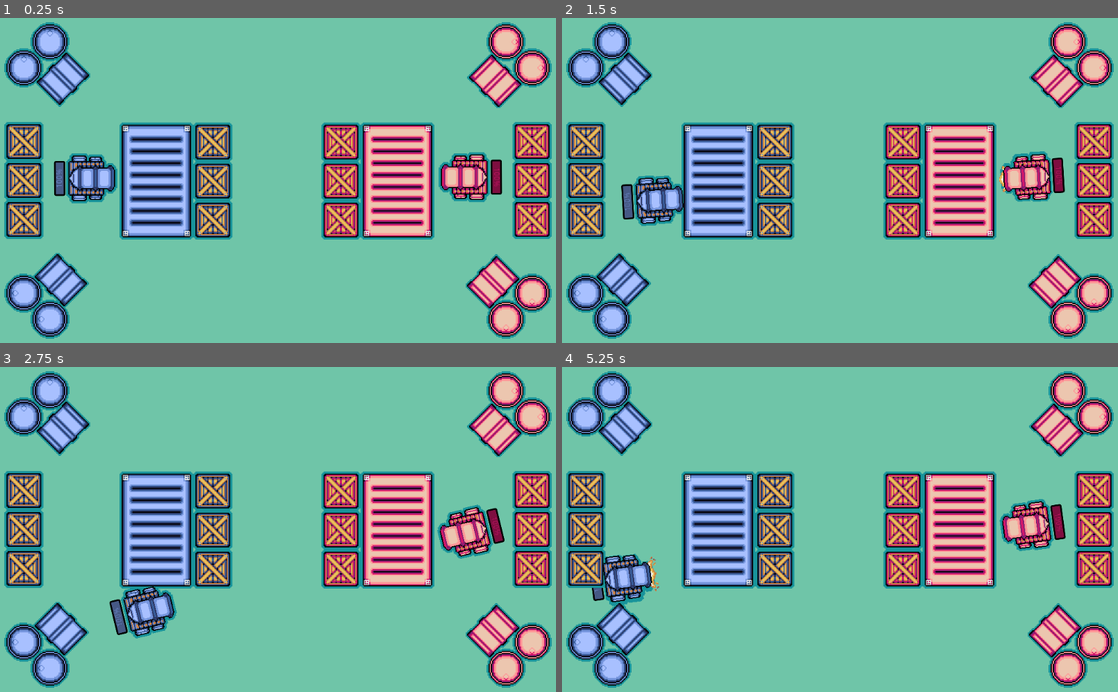
Above: before the commit, frames 1-4 (two rows, left to right).
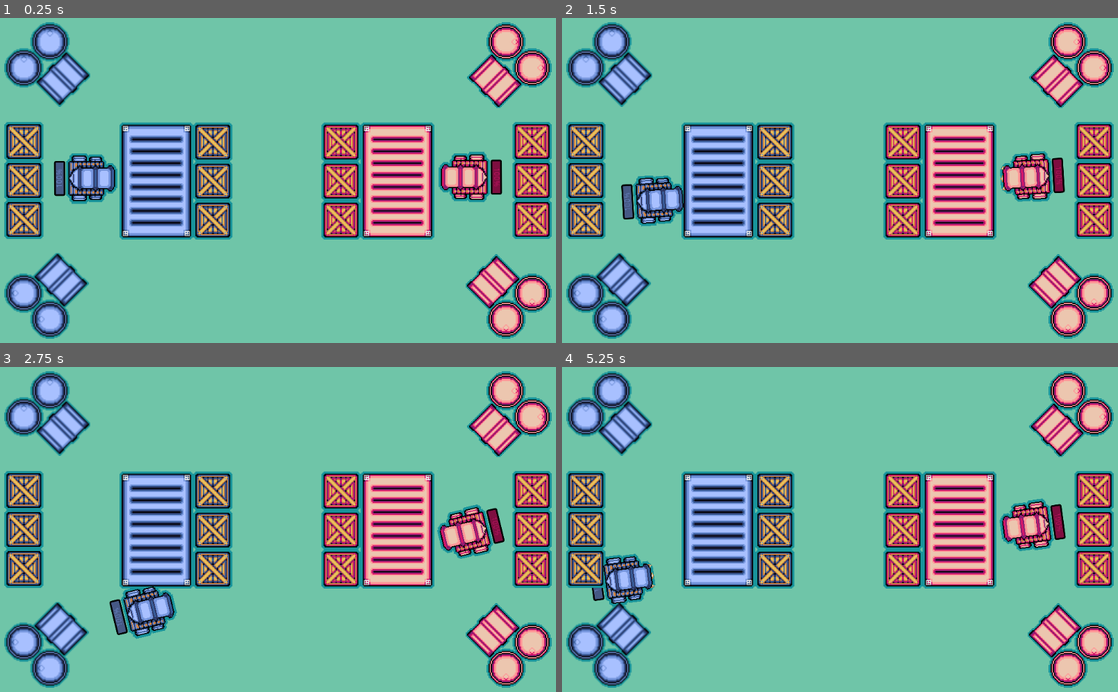
Above: after the commit, the same moments.

Repository: abelarduu/Mini-Cannon-Carts
Game: Godot game, scene res://scenes/Main_scene.tscn
The game is run twice, just before and just after one commit, with the same random seed, the same clock (stepped at 60 frames per second) and the same inputs.
Inputs:
- Up to frame 1 (0.25 s): no input
- Up to frame 2 (1.5 s): tap Enter at 0.5 s; hold D (P1_right) 0.53-1.28 s; tap E (P1_attack) at 0.6 s; tap Space at 1.25 s; hold S (P1_down) from 1.28 s (still down); tap Keypad 0 (P2_attack) at 1.35 s
- Up to frame 3 (2.75 s): release S (P1_down) at 2.03 s; hold D (P1_right) from 2.03 s (still down); tap Down (P2_down) at 2.1 s
- Up to frame 4 (5.25 s): release D (P1_right) at 2.78 s; hold W (P1_up) 2.78-3.53 s; tap Left (P2_left) at 2.85 s; tap Enter at 3.5 s; hold A (P1_left) 3.53-5.03 s; tap Right (P2_right) at 3.6 s; tap Up (P2_up) at 4.35 s; hold S (P1_down) from 5.03 s (still down); tap E (P1_attack) at 5.1 s

The runs differ from the first frame. In frame 1, 0.8% of the frame differs, in the area x 0-88%, y 1-99%; in frame 2, 1.5%; in frame 3, 0.8%; in frame 4, 1.6%, in the area x 0-89%, y 1-99%.

Commit message:
agrupando sprites em poucos pngs

Diff:
--- a/scenes/Cannon_Cart.tscn
+++ b/scenes/Cannon_Cart.tscn
@@ -2,7 +2,7 @@
 
 [ext_resource path="res://scenes/Spriteframes/Cannon_cart_blue.tres" type="SpriteFrames" id=1]
 [ext_resource path="res://scripts/Cannon_cart.gd" type="Script" id=2]
-[ext_resource path="res://assets/sprites/shadow cart.png" type="Texture" id=4]
+[ext_resource path="res://assets/sprites/cannon_carts_animate.png" type="Texture" id=3]
 
 [sub_resource type="StyleBoxFlat" id=1]
 border_width_left = 3
@@ -25,7 +25,9 @@
 [node name="ShadowCart" type="Sprite" parent="."]
 rotation = -1.5708
 scale = Vector2( 2, 2 )
-texture = ExtResource( 4 )
+texture = ExtResource( 3 )
+region_enabled = true
+region_rect = Rect2( -0.273537, 148.918, 46.5235, 47.2892 )
 
 [node name="AnimatedSprite" type="AnimatedSprite" parent="."]
 rotation = -1.5708
--- a/scenes/Spriteframes/Blue_box.tres
+++ b/scenes/Spriteframes/Blue_box.tres
@@ -1,6 +1,6 @@
 [gd_resource type="SpriteFrames" load_steps=8 format=2]
 
-[ext_resource path="res://assets/sprites/blue_box.png" type="Texture" id=1]
+[ext_resource path="res://assets/sprites/boxes.png" type="Texture" id=1]
 
 [sub_resource type="AtlasTexture" id=1]
 atlas = ExtResource( 1 )
@@ -8,23 +8,23 @@
 
 [sub_resource type="AtlasTexture" id=2]
 atlas = ExtResource( 1 )
-region = Rect2( 36, 0, 36, 36 )
+region = Rect2( 40, 0, 36, 36 )
 
 [sub_resource type="AtlasTexture" id=3]
 atlas = ExtResource( 1 )
-region = Rect2( 0, 36, 36, 36 )
+region = Rect2( 0, 40, 36, 36 )
 
 [sub_resource type="AtlasTexture" id=4]
 atlas = ExtResource( 1 )
-region = Rect2( 36, 36, 36, 36 )
+region = Rect2( 40, 40, 36, 36 )
 
 [sub_resource type="AtlasTexture" id=5]
 atlas = ExtResource( 1 )
-region = Rect2( 0, 72, 36, 36 )
+region = Rect2( 0, 80, 36, 36 )
 
 [sub_resource type="AtlasTexture" id=6]
 atlas = ExtResource( 1 )
-region = Rect2( 36, 72, 36, 36 )
+region = Rect2( 40, 80, 36, 36 )
 
 [resource]
 animations = [ {
--- a/scenes/Spriteframes/Cannon_cart_blue.tres
+++ b/scenes/Spriteframes/Cannon_cart_blue.tres
@@ -1,54 +1,54 @@
 [gd_resource type="SpriteFrames" load_steps=14 format=2]
 
-[ext_resource path="res://assets/sprites/blue_cart_animate.png" type="Texture" id=1]
+[ext_resource path="res://assets/sprites/cannon_carts_animate.png" type="Texture" id=1]
 
 [sub_resource type="AtlasTexture" id=1]
 atlas = ExtResource( 1 )
-region = Rect2( 46, 0, 42, 43 )
+region = Rect2( 0, 0, 42, 43 )
 
 [sub_resource type="AtlasTexture" id=2]
 atlas = ExtResource( 1 )
-region = Rect2( 92, 0, 42, 43 )
+region = Rect2( 46, 0, 42, 43 )
 
 [sub_resource type="AtlasTexture" id=3]
 atlas = ExtResource( 1 )
-region = Rect2( 138, 0, 42, 43 )
+region = Rect2( 92, 0, 42, 43 )
 
 [sub_resource type="AtlasTexture" id=4]
 atlas = ExtResource( 1 )
-region = Rect2( 0, 47, 42, 43 )
+region = Rect2( 138, 0, 42, 43 )
 
 [sub_resource type="AtlasTexture" id=5]
 atlas = ExtResource( 1 )
-region = Rect2( 46, 47, 42, 43 )
+region = Rect2( 0, 47, 42, 43 )
 
 [sub_resource type="AtlasTexture" id=6]
 atlas = ExtResource( 1 )
-region = Rect2( 92, 47, 42, 43 )
+region = Rect2( 46, 47, 42, 43 )
 
 [sub_resource type="AtlasTexture" id=7]
 atlas = ExtResource( 1 )
-region = Rect2( 138, 47, 42, 43 )
+region = Rect2( 92, 47, 42, 43 )
 
 [sub_resource type="AtlasTexture" id=8]
 atlas = ExtResource( 1 )
-region = Rect2( 0, 0, 42, 43 )
+region = Rect2( 138, 47, 42, 43 )
 
 [sub_resource type="AtlasTexture" id=9]
 atlas = ExtResource( 1 )
-region = Rect2( 0, 90, 45, 54 )
+region = Rect2( 0, 90, 42, 55 )
 
 [sub_resource type="AtlasTexture" id=10]
 atlas = ExtResource( 1 )
-region = Rect2( 45, 90, 45, 54 )
+region = Rect2( 46, 90, 42, 55 )
 
 [sub_resource type="AtlasTexture" id=11]
 atlas = ExtResource( 1 )
-region = Rect2( 90, 90, 45, 54 )
+region = Rect2( 92, 90, 42, 55 )
 
 [sub_resource type="AtlasTexture" id=12]
 atlas = ExtResource( 1 )
-region = Rect2( 135, 90, 45, 54 )
+region = Rect2( 138, 90, 42, 55 )
 
 [resource]
 animations = [ {
@@ -62,8 +62,8 @@
 "name": "run",
 "speed": 10.0
 }, {
-"frames": [ SubResource( 9 ), SubResource( 10 ), SubResource( 11 ), SubResource( 12 ), SubResource( 11 ), SubResource( 10 ), SubResource( 9 ) ],
+"frames": [ SubResource( 9 ), SubResource( 10 ), SubResource( 11 ), SubResource( 12 ) ],
 "loop": false,
 "name": "shot",
-"speed": 32.0
+"speed": 12.0
 } ]
--- a/scenes/Spriteframes/Cannon_cart_red.tres
+++ b/scenes/Spriteframes/Cannon_cart_red.tres
@@ -1,54 +1,54 @@
 [gd_resource type="SpriteFrames" load_steps=14 format=2]
 
-[ext_resource path="res://assets/sprites/red_cart_animate.png" type="Texture" id=2]
+[ext_resource path="res://assets/sprites/cannon_carts_animate.png" type="Texture" id=1]
 
 [sub_resource type="AtlasTexture" id=1]
-atlas = ExtResource( 2 )
-region = Rect2( 46, 0, 42, 43 )
+atlas = ExtResource( 1 )
+region = Rect2( 184, 0, 42, 43 )
 
 [sub_resource type="AtlasTexture" id=2]
-atlas = ExtResource( 2 )
-region = Rect2( 92, 0, 42, 43 )
+atlas = ExtResource( 1 )
+region = Rect2( 230, 0, 42, 43 )
 
 [sub_resource type="AtlasTexture" id=3]
-atlas = ExtResource( 2 )
-region = Rect2( 138, 0, 42, 43 )
+atlas = ExtResource( 1 )
+region = Rect2( 276, 0, 42, 43 )
 
 [sub_resource type="AtlasTexture" id=4]
-atlas = ExtResource( 2 )
-region = Rect2( 0, 47, 42, 43 )
+atlas = ExtResource( 1 )
+region = Rect2( 322, 0, 42, 43 )
 
 [sub_resource type="AtlasTexture" id=5]
-atlas = ExtResource( 2 )
-region = Rect2( 46, 47, 42, 43 )
+atlas = ExtResource( 1 )
+region = Rect2( 184, 47, 42, 43 )
 
 [sub_resource type="AtlasTexture" id=6]
-atlas = ExtResource( 2 )
-region = Rect2( 92, 47, 42, 43 )
+atlas = ExtResource( 1 )
+region = Rect2( 230, 47, 42, 43 )
 
 [sub_resource type="AtlasTexture" id=7]
-atlas = ExtResource( 2 )
-region = Rect2( 138, 47, 42, 43 )
+atlas = ExtResource( 1 )
+region = Rect2( 276, 47, 42, 43 )
 
 [sub_resource type="AtlasTexture" id=8]
-atlas = ExtResource( 2 )
-region = Rect2( 0, 0, 42, 43 )
+atlas = ExtResource( 1 )
+region = Rect2( 322, 47, 42, 43 )
 
 [sub_resource type="AtlasTexture" id=9]
-atlas = ExtResource( 2 )
-region = Rect2( 0, 90, 45, 54 )
+atlas = ExtResource( 1 )
+region = Rect2( 184, 90, 42, 55 )
 
 [sub_resource type="AtlasTexture" id=10]
-atlas = ExtResource( 2 )
-region = Rect2( 45, 90, 45, 54 )
+atlas = ExtResource( 1 )
+region = Rect2( 230, 90, 42, 55 )
 
 [sub_resource type="AtlasTexture" id=11]
-atlas = ExtResource( 2 )
-region = Rect2( 90, 90, 45, 54 )
+atlas = ExtResource( 1 )
+region = Rect2( 276, 90, 42, 55 )
 
 [sub_resource type="AtlasTexture" id=12]
-atlas = ExtResource( 2 )
-region = Rect2( 135, 90, 45, 54 )
+atlas = ExtResource( 1 )
+region = Rect2( 322, 90, 42, 55 )
 
 [resource]
 animations = [ {
@@ -62,8 +62,8 @@
 "name": "run",
 "speed": 10.0
 }, {
-"frames": [ SubResource( 9 ), SubResource( 10 ), SubResource( 11 ), SubResource( 12 ), SubResource( 11 ), SubResource( 10 ), SubResource( 9 ) ],
-"loop": true,
+"frames": [ SubResource( 9 ), SubResource( 10 ), SubResource( 11 ), SubResource( 12 ) ],
+"loop": false,
 "name": "shot",
-"speed": 20.0
+"speed": 12.0
 } ]
--- a/scenes/Spriteframes/Red_box.tres
+++ b/scenes/Spriteframes/Red_box.tres
@@ -1,30 +1,30 @@
 [gd_resource type="SpriteFrames" load_steps=8 format=2]
 
-[ext_resource path="res://assets/sprites/red_box.png" type="Texture" id=1]
+[ext_resource path="res://assets/sprites/boxes.png" type="Texture" id=1]
 
 [sub_resource type="AtlasTexture" id=1]
 atlas = ExtResource( 1 )
-region = Rect2( 0, 0, 36, 36 )
+region = Rect2( 80, 0, 36, 36 )
 
 [sub_resource type="AtlasTexture" id=2]
 atlas = ExtResource( 1 )
-region = Rect2( 36, 0, 36, 36 )
+region = Rect2( 120, 0, 36, 36 )
 
 [sub_resource type="AtlasTexture" id=3]
 atlas = ExtResource( 1 )
-region = Rect2( 0, 36, 36, 36 )
+region = Rect2( 80, 40, 36, 36 )
 
 [sub_resource type="AtlasTexture" id=4]
 atlas = ExtResource( 1 )
-region = Rect2( 36, 36, 36, 36 )
+region = Rect2( 120, 40, 36, 36 )
 
 [sub_resource type="AtlasTexture" id=5]
 atlas = ExtResource( 1 )
-region = Rect2( 0, 72, 36, 36 )
+region = Rect2( 80, 80, 36, 36 )
 
 [sub_resource type="AtlasTexture" id=6]
 atlas = ExtResource( 1 )
-region = Rect2( 36, 72, 36, 36 )
+region = Rect2( 120, 80, 36, 36 )
 
 [resource]
 animations = [ {
@@ -34,7 +34,7 @@
 "speed": 32.0
 }, {
 "frames": [ SubResource( 1 ) ],
-"loop": true,
+"loop": false,
 "name": "idle",
 "speed": 5.0
 } ]
Binary file removed: assets/sprites/blue_box.png
Not shown, removed: assets/sprites/blue_box.png.import
Binary file removed: assets/sprites/blue_cart_animate.png
Not shown, removed: assets/sprites/blue_cart_animate.png.import
Binary file added: assets/sprites/boxes.png
Not shown, changed: assets/sprites/boxes.png.import
Binary file added: assets/sprites/cannon_carts_animate.png
Not shown, changed: assets/sprites/cannon_carts_animate.png.import
Binary file removed: assets/sprites/red_box.png
Binary file removed: assets/sprites/red_cart_animate.png
Not shown, removed: assets/sprites/red_cart_animate.png.import
Binary file removed: assets/sprites/shadow cart.png
